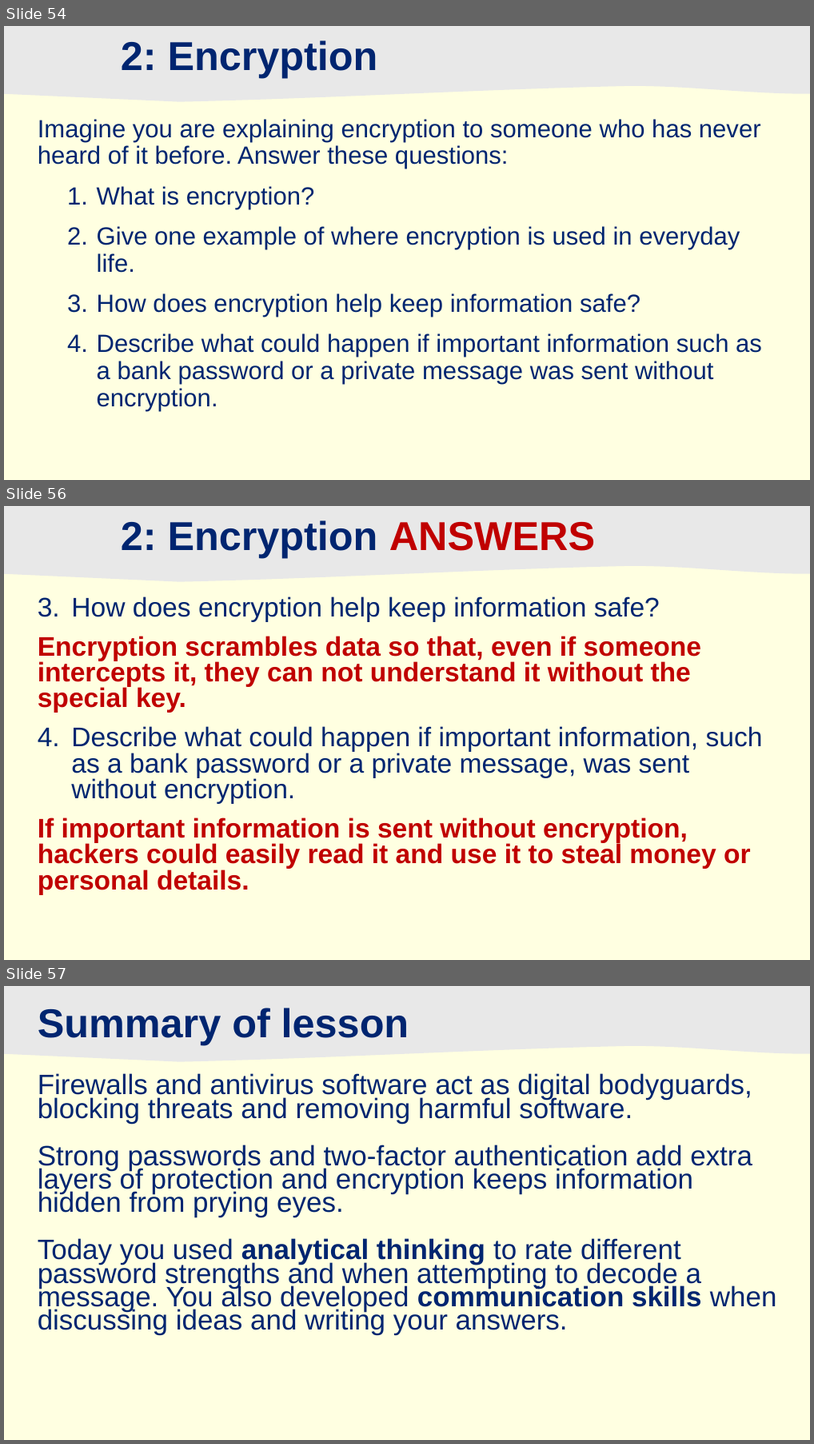
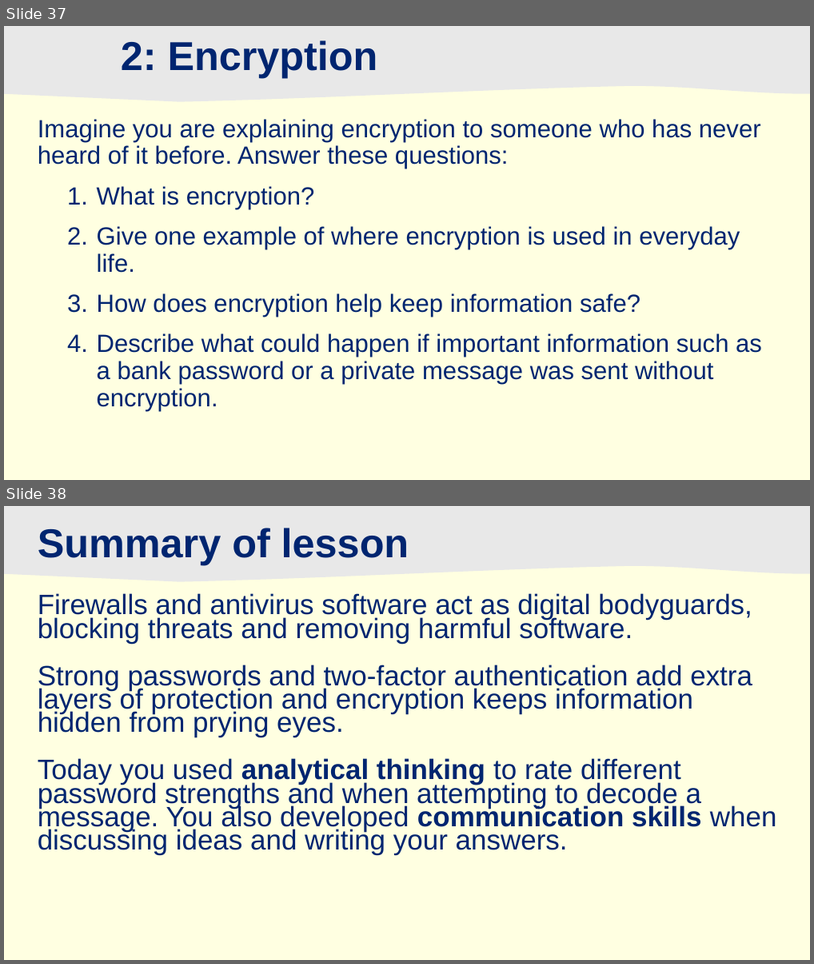
Before and after one commit to JFinnTeacher/TY-Introduction-to-Coding-with-Python, a slide deck: Lesson 05 - Understanding Cyber Threats/02_Cyber_Threats.pptx. Shown one above the other, each under a label of ours: slides 54, 56 and 57 before the commit, slides 37 and 38 after it; the slides between them are not shown. The pictures are 814x1444 and 814x964 pixels, drawn with LibreOffice and Linux fonts; fonts in the diff are those of the drawing; background and template pictures are left out. Boxes give left, top, right and bottom in pixels: in the first picture for what was removed or moved away, otherwise in the second. Text is boxed around its words. In the diff, an @@ line names an element or a change of style, - is before the commit and + after.

```diff
--- a/Lesson 05 - Understanding Cyber Threats/02_Cyber_Threats.pptx
+++ b/Lesson 05 - Understanding Cyber Threats/02_Cyber_Threats.pptx
@@ slide 56 removed at (x1=4, y1=506, x2=810, y2=960), background #FFFFE1; not listed: 1 template element that a slide beside it also shows @@
@@ title removed at (x1=121, y1=520, x2=595, y2=558) @@
-2: Encryption ANSWERS
@@ text removed at (x1=38, y1=596, x2=763, y2=895) @@
-3. How does encryption help keep information safe?
-Encryption scrambles data so that, even if someone intercepts it, they can not understand it without the special key.
-4. Describe what could happen if important information, such as a bank password or a private message, was sent without encryption.
-If important information is sent without encryption, hackers could easily read it and use it to steal money or personal details.
@@ what was slide 54 is now slide 37 @@
@@ what was slide 57 is now slide 38 @@
```
Also in this commit, not shown: 1 slide changed, 18 other slides removed, 9 other files.
